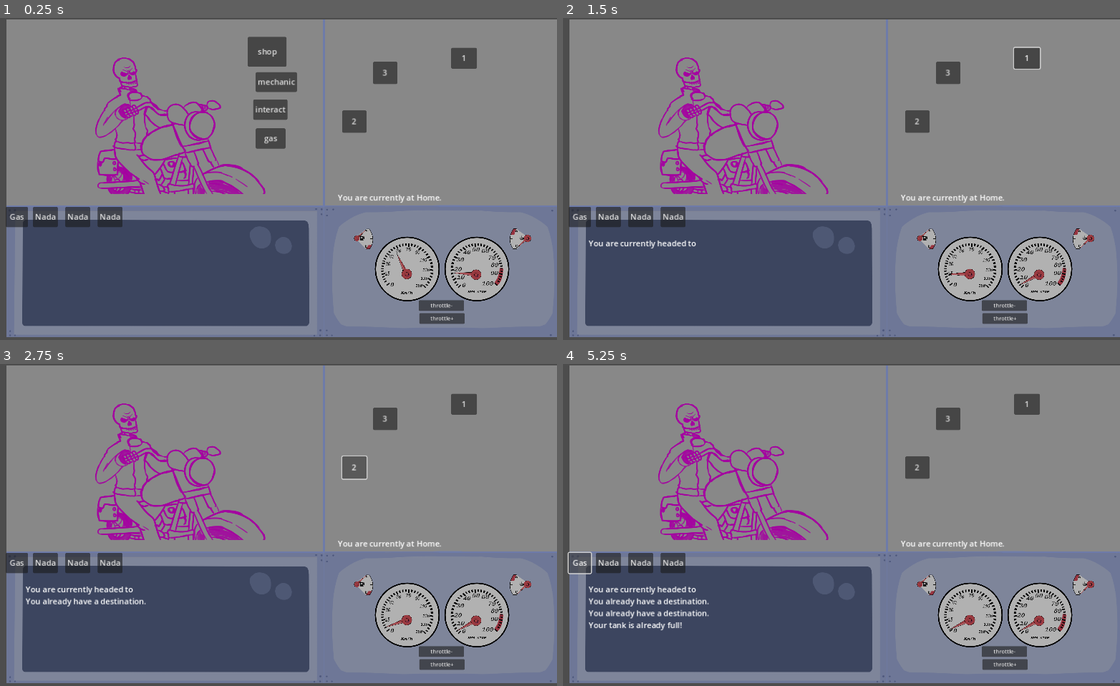
Above: before the commit, frames 1-4 (two rows, left to right).
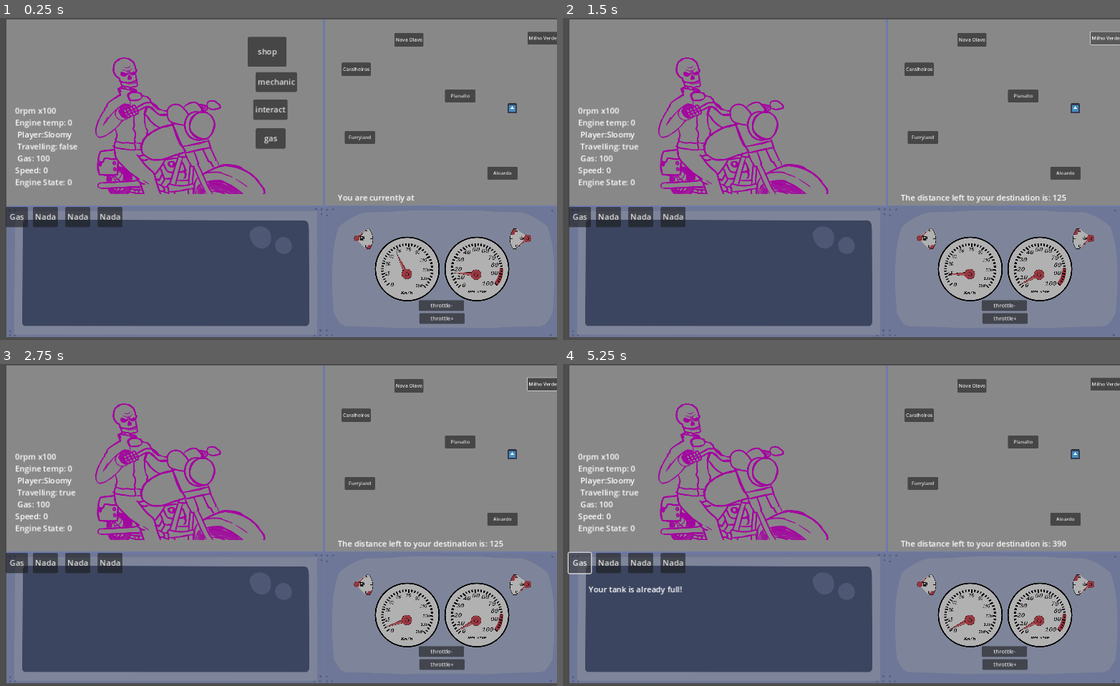
Above: after the commit, the same moments.

Repository: sloomy-chan/road-trip
Game: Godot game, scene res://main.tscn
Same seed, same stepped clock (60 frames per second), same inputs: the game is played once before the commit and once after it. The engine's default icon, where the game draws it, is replaced by a stand-in: a white triangle on a blue panel in a dark square.
Inputs (mouse positions are in pixels of both pictures, inside the frame that each line leads up to):
- Up to frame 1 (0.25 s): no input
- Up to frame 2 (1.5 s): click (1025, 56) at 0.5 s, where only the run before the commit has a clickable "1"; click (1103, 37) at 1.25 s, where only the run after the commit has a clickable "Milho Verde"
- Up to frame 3 (2.75 s): click (356, 467) at 2 s, where only the run before the commit has a clickable "2"
- Up to frame 4 (5.25 s): click (919, 415) at 2.75 s, where only the run after the commit has a clickable "Caralheiros"; click (947, 418) at 3.5 s, where only the run before the commit has a clickable "3"; click (969, 386) at 4.25 s, where only the run after the commit has a clickable "Nova Olavo"; click "Gas" at 5 s

The runs differ from the first frame. In frame 1, 2.8% of the frame differs, in the area x 2-100%, y 4-57%; in frame 2, 3.2%; in frame 3, 3.5%; in frame 4, 3.9%, in the area x 2-100%, y 4-83%.

Commit message:
Rework semi-completo do sistema de mapas

Diff:
--- a/main.tscn
+++ b/main.tscn
@@ -6,6 +6,7 @@
 [ext_resource type="Script" path="res://player stuff/player_manager.gd" id="2_344h7"]
 [ext_resource type="PackedScene" uid="uid://cfcbwvdcyy3ko" path="res://player stuff/inv.tscn" id="2_v0nlm"]
 [ext_resource type="Script" path="res://player stuff/engineMan.gd" id="4_6bvhk"]
+[ext_resource type="Texture2D" uid="uid://dkcl1l6p6x7uk" path="res://sprites/icon.svg" id="4_tss1a"]
 [ext_resource type="Texture2D" uid="uid://nnfh8i2qponf" path="res://sprites/Olavo.png" id="5_pyrfo"]
 [ext_resource type="Texture2D" uid="uid://ccicvpw0s4spm" path="res://sprites/UI roadtrip.png" id="8_0fdb8"]
 
@@ -16,11 +17,19 @@
 scale = Vector2(0.68, 0.68)
 
 [node name="map" parent="." instance=ExtResource("1_mqp60")]
+position = Vector2(473, 13)
+scale = Vector2(0.599999, 0.599999)
 
 [node name="PlayerManager" type="Node2D" parent="."]
+position = Vector2(1064, 182)
 script = ExtResource("2_344h7")
 playerName = "Sloomy"
 bikeGas = 100
+
+[node name="Sprite2D" type="Sprite2D" parent="PlayerManager"]
+position = Vector2(-2, 3.8147e-06)
+scale = Vector2(0.15625, 0.15625)
+texture = ExtResource("4_tss1a")
 
 [node name="city" parent="." instance=ExtResource("2_52mnt")]
 position = Vector2(203, -33)
@@ -65,11 +74,10 @@
 scroll_following = true
 
 [node name="EngStats" type="RichTextLabel" parent="."]
-visible = false
-offset_left = 374.0
-offset_top = 422.0
-offset_right = 642.0
-offset_bottom = 606.0
+offset_left = 62.0
+offset_top = 175.0
+offset_right = 330.0
+offset_bottom = 359.0
 fit_content = true
 
 [node name="Olavo" type="Sprite2D" parent="."]
--- a/map.tscn
+++ b/map.tscn
@@ -4,35 +4,62 @@
 
 [node name="map" type="Node2D"]
 
-[node name="1" type="Button" parent="." node_paths=PackedStringArray("loc2")]
-offset_left = 939.0
-offset_top = 60.0
-offset_right = 991.0
-offset_bottom = 102.0
-text = "1"
+[node name="1" type="Button" parent="."]
+offset_left = 1033.0
+offset_top = 25.0
+offset_right = 1135.0
+offset_bottom = 67.0
+text = "Milho Verde"
 script = ExtResource("1_ftjsj")
-loc2 = NodePath("../3")
-mapID = 1
+cityName = "Milho verde"
 metadata/_edit_use_anchors_ = true
 
-[node name="2" type="Button" parent="." node_paths=PackedStringArray("loc2")]
-offset_left = 720.0
-offset_top = 186.0
-offset_right = 769.0
-offset_bottom = 231.0
-text = "2"
+[node name="2" type="Button" parent="."]
+offset_left = 410.0
+offset_top = 128.0
+offset_right = 507.0
+offset_bottom = 173.0
+text = "Caralheiros"
 script = ExtResource("1_ftjsj")
-loc2 = NodePath("../1")
-mapID = 2
+cityName = "Caralheiros"
 metadata/_edit_use_anchors_ = true
 
-[node name="3" type="Button" parent="." node_paths=PackedStringArray("loc2")]
-offset_left = 782.0
-offset_top = 88.0
-offset_right = 831.0
-offset_bottom = 133.0
-text = "3"
+[node name="3" type="Button" parent="."]
+offset_left = 587.0
+offset_top = 29.0
+offset_right = 684.0
+offset_bottom = 74.0
+text = "Nova Olavo"
 script = ExtResource("1_ftjsj")
-loc2 = NodePath("../2")
-mapID = 3
+cityName = "Nova Olavo"
 metadata/_edit_use_anchors_ = true
+
+[node name="4" type="Button" parent="."]
+offset_left = 898.0
+offset_top = 478.0
+offset_right = 1000.0
+offset_bottom = 520.0
+text = "Aleardo"
+script = ExtResource("1_ftjsj")
+cityName = "Milho verde"
+metadata/_edit_use_anchors_ = true
+
+[node name="5" type="Button" parent="."]
+offset_left = 420.0
+offset_top = 358.0
+offset_right = 522.0
+offset_bottom = 400.0
+text = "Furryland"
+script = ExtResource("1_ftjsj")
+cityName = "Milho verde"
+metadata/_edit_use_anchors_ = true
+
+[node name="6" type="Button" parent="."]
+offset_left = 756.0
+offset_top = 219.0
+offset_right = 858.0
+offset_bottom = 261.0
+text = "Planalto"
+script = ExtResource("1_ftjsj")
+cityName = "Milho verde"
+metadata/_edit_use_anchors_ = true
--- a/map/city.gd
+++ b/map/city.gd
@@ -8,19 +8,5 @@
 	_name_picker()
 
 func _name_picker():
-	match player.currPos:
-		0:
-			currCity_name = "Home."
-		1:
-			currCity_name = "Milho Verde"
-		2:
-			currCity_name = "Caralheiros"
-		3:
-			currCity_name = "Nova Jordan"
-	match player.nextPos:
-		1:
-			nextCity_name = "Milho verde"
-		2:
-			nextCity_name = "Caralheiros"
-		3:
-			nextCity_name = "Nova Jordan"
+	if player.A1 == player.B1:
+		currCity_name = nextCity_name
--- a/map/cty_interact.gd
+++ b/map/cty_interact.gd
@@ -8,7 +8,7 @@
 	cityButton.pressed.connect(self._city_pressed)
 
 func _process(_delta: float) -> void:
-	if man.player.isTravel == true && man.player.timer > 0:
+	if man.player.isTravel == true:
 		self.visible = false
 	else:
 		self.visible = true
--- a/map/mapItem.gd
+++ b/map/mapItem.gd
@@ -1,52 +1,27 @@
 extends Button
 
-@onready var loc1 = self
-@export var loc2: Node
+#@export var connects_To = [$"1"]
 @onready var player = get_node("/root/main/PlayerManager")
+@export var cityName: String
 var mapButton = self
-@export var mapID = 0
+var isConnected = true
+
 
 func _ready() -> void:
 	mapButton.pressed.connect(self._map_selected)
+	cityName = self.text
 
-func _process(_delta: float) -> void:
-	if player.timer <= 0.0 && player.isTravel == false:
-		player.currPos = player.nextPos
-
-
+func _process(delta: float) -> void:
+	pass
+	#for i in connects_To:
+	#	if i != null:
+	#		i.isConnected = true
+	#	else:
+	#		i.isConnected = false
 
 func _map_selected():
-	if player.isTravel == false && player.currPos != mapID:
-		player.nextPos = mapID
-		match mapID:
-			1:
-				match player.currPos:
-					0:
-						player.timer += 120
-					2:
-						player.timer += 790
-					3:
-						player.timer += 350
-			2:
-				match player.currPos:
-					0:
-						player.timer += 120
-					1:
-						player.timer += 790
-					3:
-						player.timer += 350
-			3:
-				match player.currPos:
-					0:
-						player.timer += 120
-					1:
-						player.timer += 350
-					2:
-						player.timer += 280
-	if player.isTravel == false:
-		player.mess.add_text(str("\nYou are currently headed to ", player.city.nextCity_name))
-	else:
-		player.mess.add_text(str("\nYou already have a destination."))
-
-func _draw():
-	draw_line(loc1.global_position, loc2.global_position, Color.GREEN, 2.0)
+	if player.speed <= 0 && isConnected == true:
+		player.startPos = player.global_position
+		player.isTravel = true
+		player.nextPos = self.global_position
+		player.city.nextCity_name = cityName
--- a/player stuff/player_manager.gd
+++ b/player stuff/player_manager.gd
@@ -5,18 +5,21 @@
 @onready var ctyName = get_node("/root/main/CityName")
 @onready var city = get_node("/root/main/city")
 
+var A1: float
+var B1: float
+var startPos: Vector2
+
 #variáveis básicas
 @export var playerName = ""
 var speed = 0
 @export var bikeGas = 2
 var engRpm = 0
 var isTravel = false
-var currPos = 0
 var mod: float #É o modificador de consumo de combustível
 var smod: float
+var pl_pos: Vector2
+var nextPos: Vector2
 #timer se refere à distância de um lugar a outro
-var timer = 0
-var nextPos = 0
 var temp = 0
 var event_timer = 10
 var eventNmbr = 10
@@ -25,26 +28,24 @@
 var eng_state = 0
 var temp_mod = 0
 
+func _ready() -> void:
+	pl_pos = self.global_position
+
 func _process(delta: float) -> void:
 	#Configura o texto das caixas de texto.
-	ctyName.set_text(str("\nYou are currently at ", city.currCity_name))
-	stats.set_text(str(engRpm, "rpm x100", "\nEngine temp: ",snappedf(temp, 0.1), "\n Player:", playerName, "\n Time left to destination is: ", snappedf(timer, 0.1),"\n Travelling: ", isTravel, "\n Gas: ", snappedf(bikeGas, 0.1), "\nSpeed: ", snappedf(speed, 1), "\nEngine State: ", snappedf(eng_state, 1)))
-
+	if isTravel == false:
+		ctyName.set_text(str("\nYou are currently at ", city.currCity_name))
+	else:
+		ctyName.set_text(str("\nThe distance left to your destination is: ", A1 - B1))
+	stats.set_text(str(engRpm, "rpm x100", "\nEngine temp: ",snappedf(temp, 0.1), "\n Player:", playerName,"\n Travelling: ", isTravel, "\n Gas: ", snappedf(bikeGas, 0.1), "\nSpeed: ", snappedf(speed, 1), "\nEngine State: ", snappedf(eng_state, 1)))
 	#Funções que rodam em todo frame
 	_eng_durability(delta)
-	_rpm_multi(delta)
+	_dist_change(delta)
 	_gas(delta)
 	_speed_calc(delta)
 	_eng_temp(delta)
 
 	#Diz se o player tá viajando ou não, e se ele tem gasosa
-	if bikeGas > 0:
-		if timer <= 0.0:
-			isTravel = false
-		else:
-			isTravel = true
-	else:
-		isTravel = false
 
 	#Desliga o motor fora de viagem
 	if isTravel == false:
@@ -63,9 +64,33 @@
 		_event_generator()
 
 
-func _rpm_multi(delta):
-	if timer > 0.0 && bikeGas > 0:
-		timer -= (1 * (speed * 0.1)) * delta
+func _dist_change(delta):
+	#(???)
+	#mentira, isso aqui pega as posições e muda a representaçãozinha do player
+	var t = 0
+	if self.global_position != nextPos && bikeGas > 0 && isTravel == true:
+		t = (speed * 0.3) * delta
+		self.global_position += t * (nextPos - self.global_position).normalized()
+
+	#variáveis que pegam a distância e transformam num número
+	var A = float(self.global_position.x + self.global_position.y)
+	var B = float(nextPos.x + nextPos.y)
+
+	#Muda a posição internamente :3
+	if A != B && B < A:
+		A -= (speed * 1) * delta
+	else: if A != B && B > A:
+		A -= (speed * 1) * delta
+
+	print("A: ", A, "\nB: ", B)
+
+	#Arredonda as coordenadas pra moto poder de fato parar owo nya
+	A1 = snappedf(A, 1)
+	B1 = snappedf(B, 1)
+	if A1 == B1:
+		isTravel = false
+
+
 
 func _gas(delta):
 	if bikeGas > 0:
@@ -75,7 +100,7 @@
 	match engRpm:
 		0:
 			if speed > 0:
-				speed -= (20-(engRpm * 0.1)) * delta
+				speed -= 70 * delta
 			else:
 				pass
 
Not shown: 1 places in main.tscn that only renumber resources
